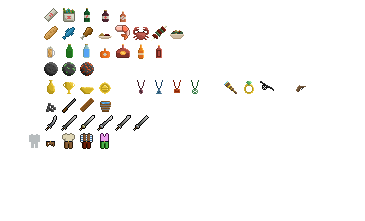
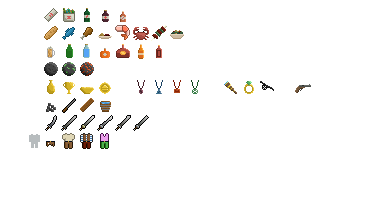
The second 365px x 221px image is a revision of the first. Changes to its layers:
painted on "Icons" over <box>295,84,311,93</box>
